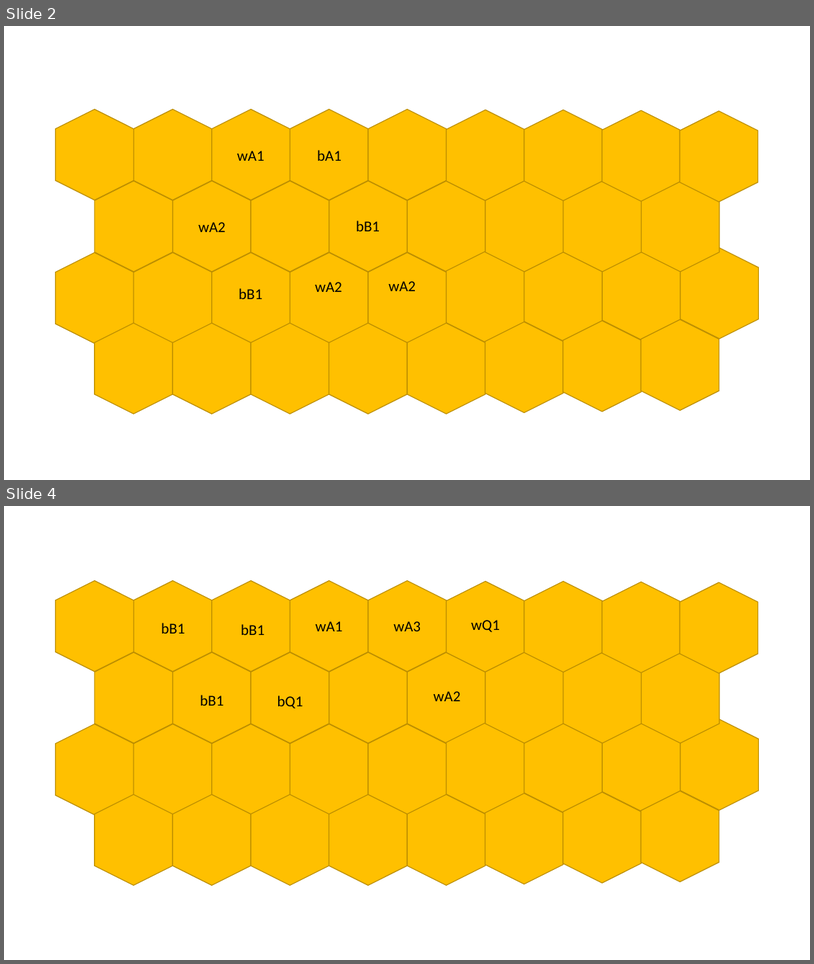
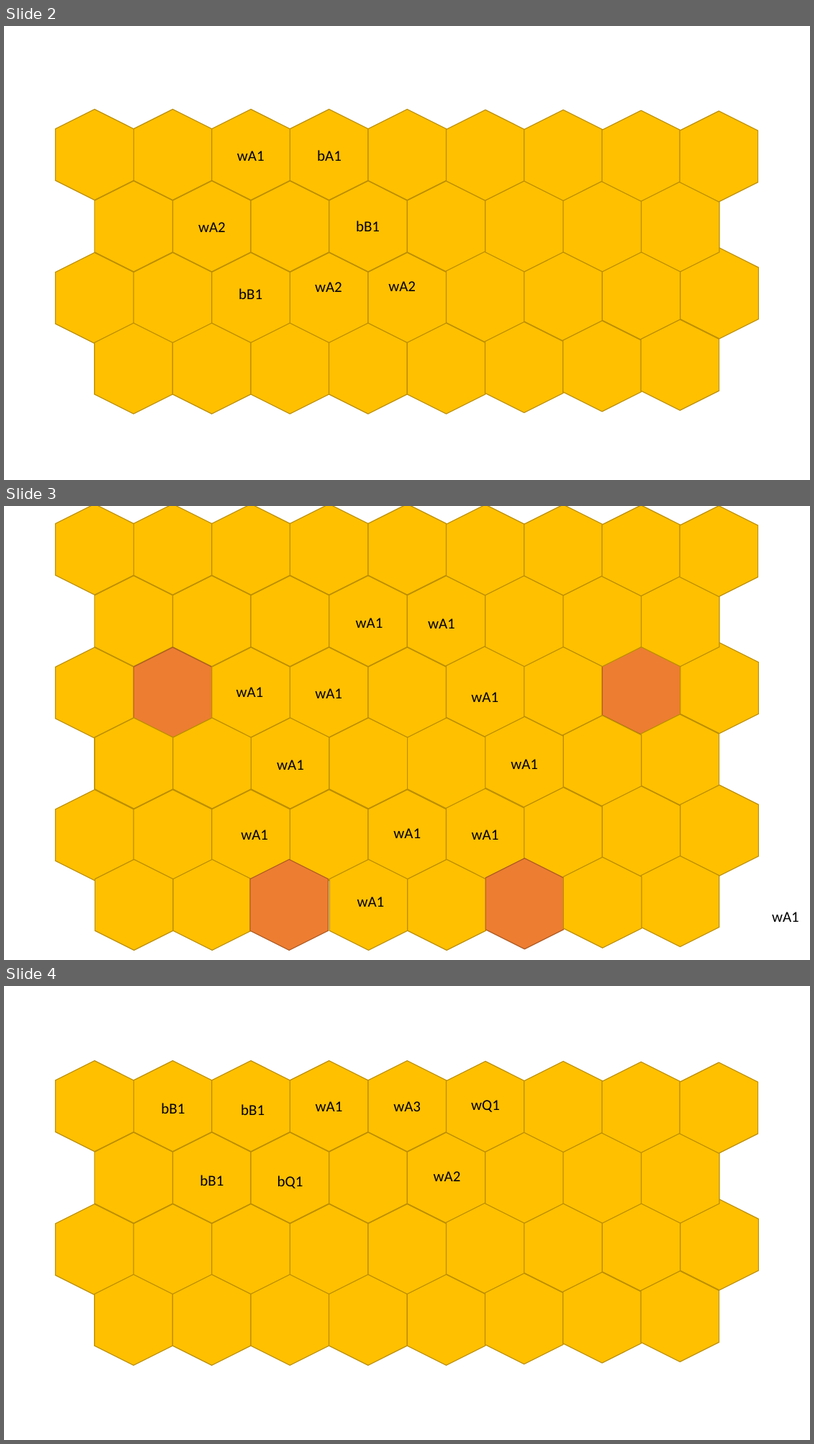
Before and after one commit to ay-sbu/ai-hive-game-python, a slide deck: hive.pptx. Shown one above the other, each under a label of ours: slides 2 and 4 before the commit, slides 2, 3 and 4 after it; the slides between them are not shown. The pictures are 814x964 and 814x1444 pixels, drawn with LibreOffice and Linux fonts; fonts in the diff are those of the drawing. Boxes give left, top, right and bottom in pixels: in the first picture for what was removed or moved away, otherwise in the second. Text is boxed around its words. In the diff, an @@ line names an element or a change of style, - is before the commit and + after.

```diff
--- a/hive.pptx
+++ b/hive.pptx
@@ slide 3 added at (4,506,810,960), background #FFFFFF @@
@@ text added at (356,618,383,628), 18 pt, text #000000 @@
+wA1
@@ text added at (428,618,455,628), 18 pt, text #000000 @@
+wA1
@@ text added at (237,687,264,697), 18 pt, text #000000 @@
+wA1
@@ text added at (315,688,342,698), 18 pt, text #000000 @@
+wA1
@@ text added at (471,692,499,702), 18 pt, text #000000 @@
+wA1
@@ group added at (56,506,759,808): 38 hexagons @@
@@ text added at (277,759,304,770), 18 pt, text #000000 @@
+wA1
@@ text added at (511,759,538,769), 18 pt, text #000000 @@
+wA1
@@ hexagon added at (602,786,681,877), fill #FFC000, outline #BD8E00 1 pt @@
@@ hexagon added at (681,785,759,875), fill #FFC000, outline #BD8E00 1 pt @@
@@ hexagon added at (56,790,134,880), fill #FFC000, outline #BD8E00 1 pt @@
@@ hexagon added at (134,790,212,880), fill #FFC000, outline #BD8E00 1 pt @@
@@ hexagon added at (212,790,290,880), fill #FFC000, outline #BD8E00 1 pt @@
@@ hexagon added at (291,790,368,880), fill #FFC000, outline #BD8E00 1 pt @@
@@ hexagon added at (368,790,447,880), fill #FFC000, outline #BD8E00 1 pt @@
@@ hexagon added at (447,788,525,879), fill #FFC000, outline #BD8E00 1 pt @@
@@ hexagon added at (525,787,602,878), fill #FFC000, outline #BD8E00 1 pt @@
@@ text added at (241,829,268,839), 18 pt, text #000000 @@
+wA1
@@ text added at (394,828,421,838), 18 pt, text #000000 @@
+wA1
@@ text added at (472,829,499,839), 18 pt, text #000000 @@
+wA1
@@ hexagon added at (95,859,173,950), fill #FFC000, outline #BD8E00 1 pt @@
@@ hexagon added at (173,859,251,950), fill #FFC000, outline #BD8E00 1 pt @@
@@ hexagon added at (250,859,329,950), fill #ED7D31, outline #AF5C24 1 pt @@
@@ hexagon added at (329,859,408,950), fill #FFC000, outline #BD8E00 1 pt @@
@@ hexagon added at (408,859,486,950), fill #FFC000, outline #BD8E00 1 pt @@
@@ hexagon added at (486,858,564,949), fill #ED7D31, outline #AF5C24 1 pt @@
@@ hexagon added at (564,857,642,947), fill #FFC000, outline #BD8E00 1 pt @@
@@ hexagon added at (642,855,720,946), fill #FFC000, outline #BD8E00 1 pt @@
@@ text added at (358,896,385,906), 18 pt, text #000000 @@
+wA1
@@ text added at (772,911,800,921), 18 pt, text #000000 @@
+wA1
```
Also in this commit, not shown: 1 slide changed, 1 slide removed, 4 other files.
